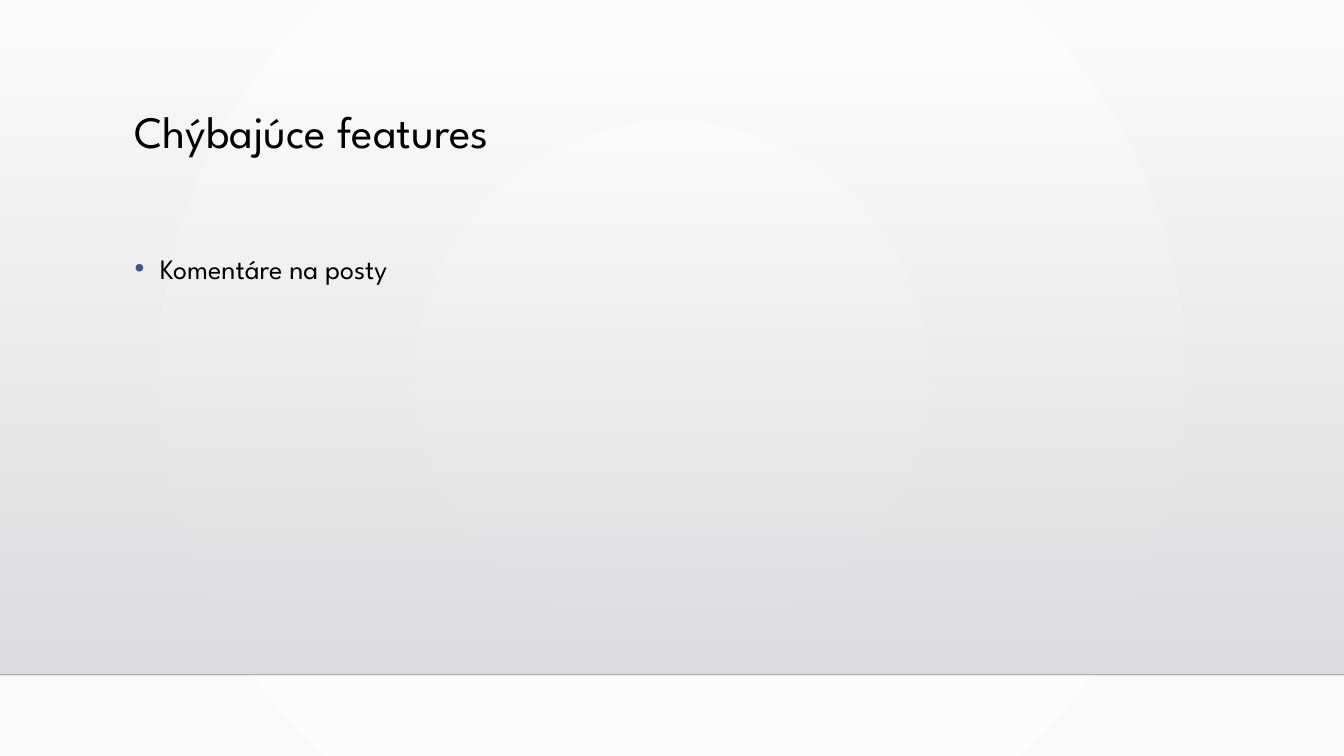
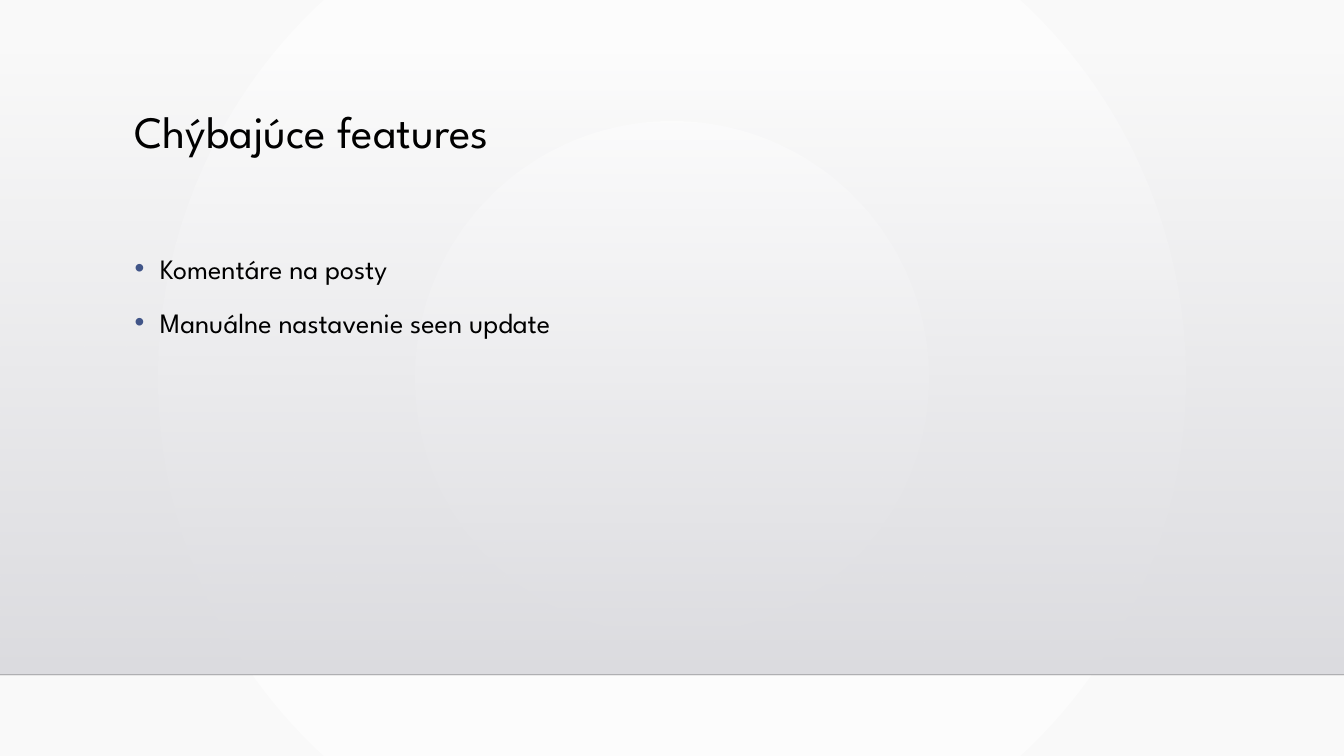
Before and after one commit to MrRedstoner/UnifiedWebcomicSub, a slide deck: slide 3 of dokumenty/PrezFin.pptx. Drawn at 1344x756 pixels with LibreOffice and Linux fonts; fonts in the diff are those of the drawing; background and template pictures are left out. Boxes give left, top, right and bottom in pixels: in the first picture for what was removed or moved away, otherwise in the second. Text is boxed around its words. In the diff, an @@ line names an element or a change of style, - is before the commit and + after.

```diff
--- a/dokumenty/PrezFin.pptx
+++ b/dokumenty/PrezFin.pptx
@@ text at [160,313,550,339]: paragraph added @@
+• Manuálne nastavenie seen update
```
Also in this commit, not shown: 1 other file.
